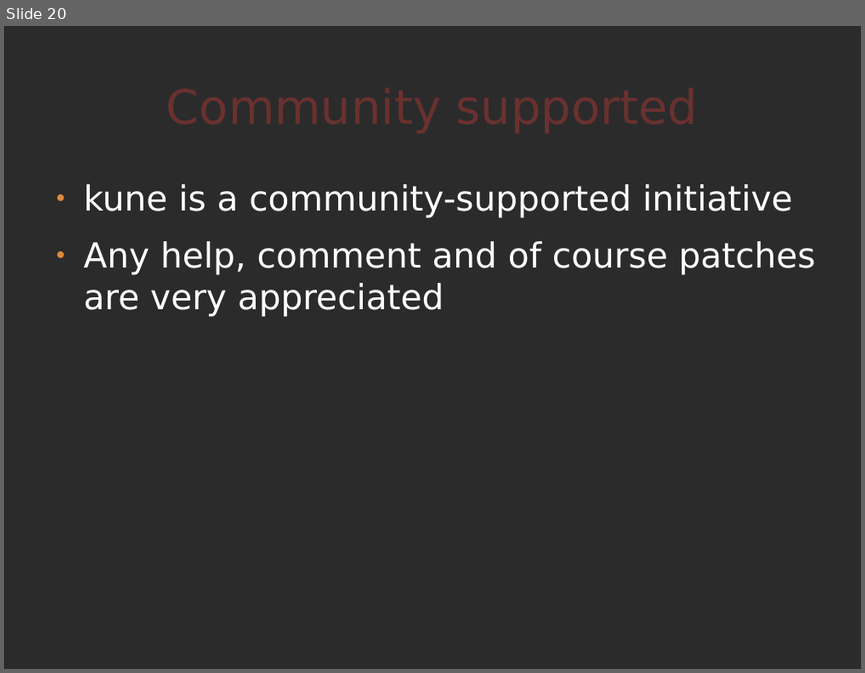
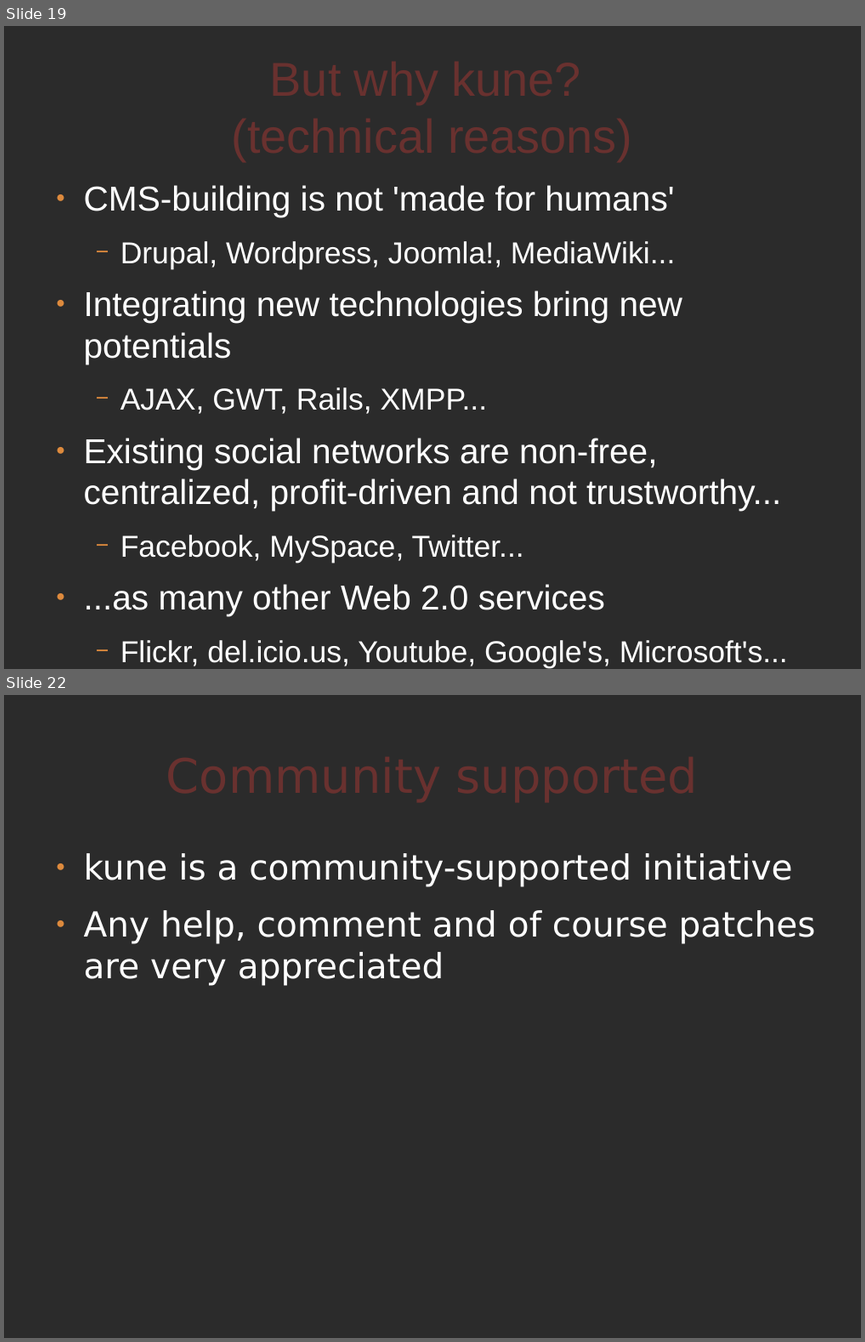
Before and after one commit to comunes/kune, a slide deck: doc/kune-dic-08.odp. Shown one above the other, each under a label of ours: slide 20 before the commit, slides 19 and 22 after it; the slides between them are not shown. The pictures are 865x673 and 865x1342 pixels, drawn with LibreOffice and Linux fonts; fonts in the diff are those of the drawing; background and template pictures are left out; a plain dark background stands for a picture behind light text. Boxes give left, top, right and bottom in pixels: in the first picture for what was removed or moved away, otherwise in the second. Text is boxed around its words. In the diff, an @@ line names an element or a change of style, - is before the commit and + after.

Commit message:
Kune presentation improved: added two slides and minor changes

```diff
--- a/doc/kune-dic-08.odp
+++ b/doc/kune-dic-08.odp
@@ slide 19 added at box(4, 26, 861, 669), background picture (left out) @@
@@ title added at box(46, 52, 818, 159), 44 pt, text #69312F @@
+But why kune?
+(technical reasons)
@@ text added at box(84, 185, 788, 668), 32 pt, text #FFFFFF @@
+● CMS-building is not 'made for humans'
+  − Drupal, Wordpress, Joomla!, MediaWiki...
+● Integrating new technologies bring new potentials
+  − AJAX, GWT, Rails, XMPP...
+● Existing social networks are non-free, centralized, profit-driven and not trustworthy...
+  − Facebook, MySpace, Twitter...
+● ...as many other Web 2.0 services
+  − Flickr, del.icio.us, Youtube, Google's, Microsoft's...
@@ what was slide 20 is now slide 22 @@
```
Also in this commit, not shown: 2 slides changed, 1 other slide added.
